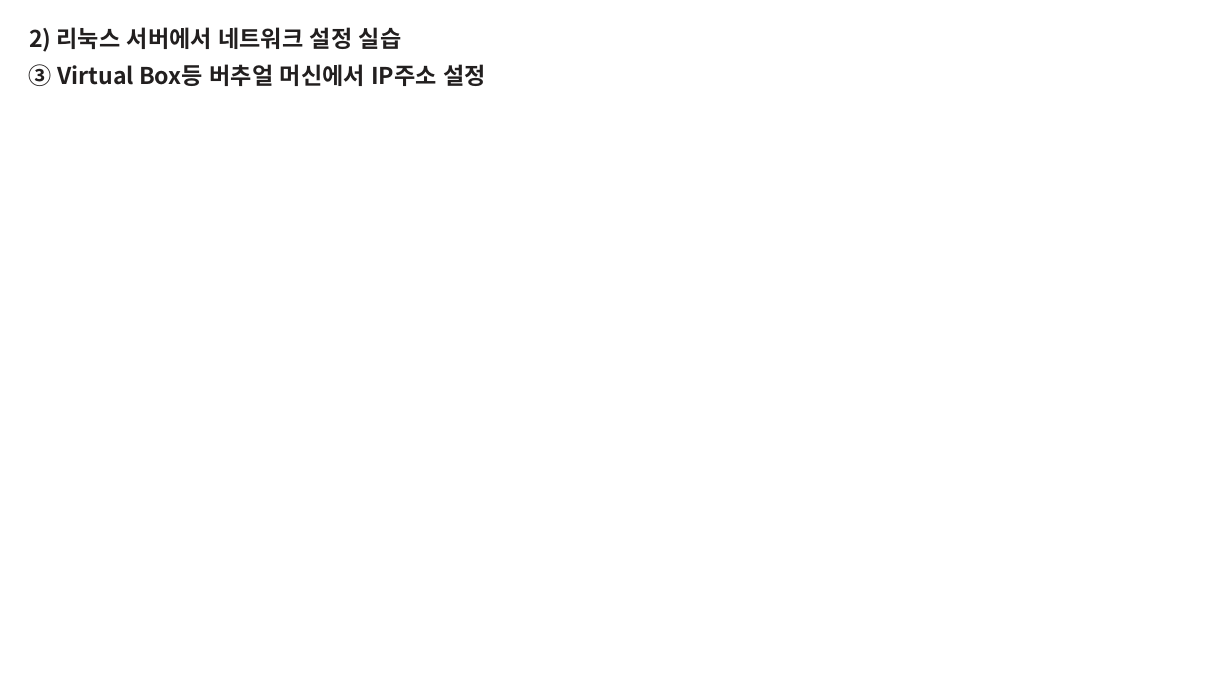
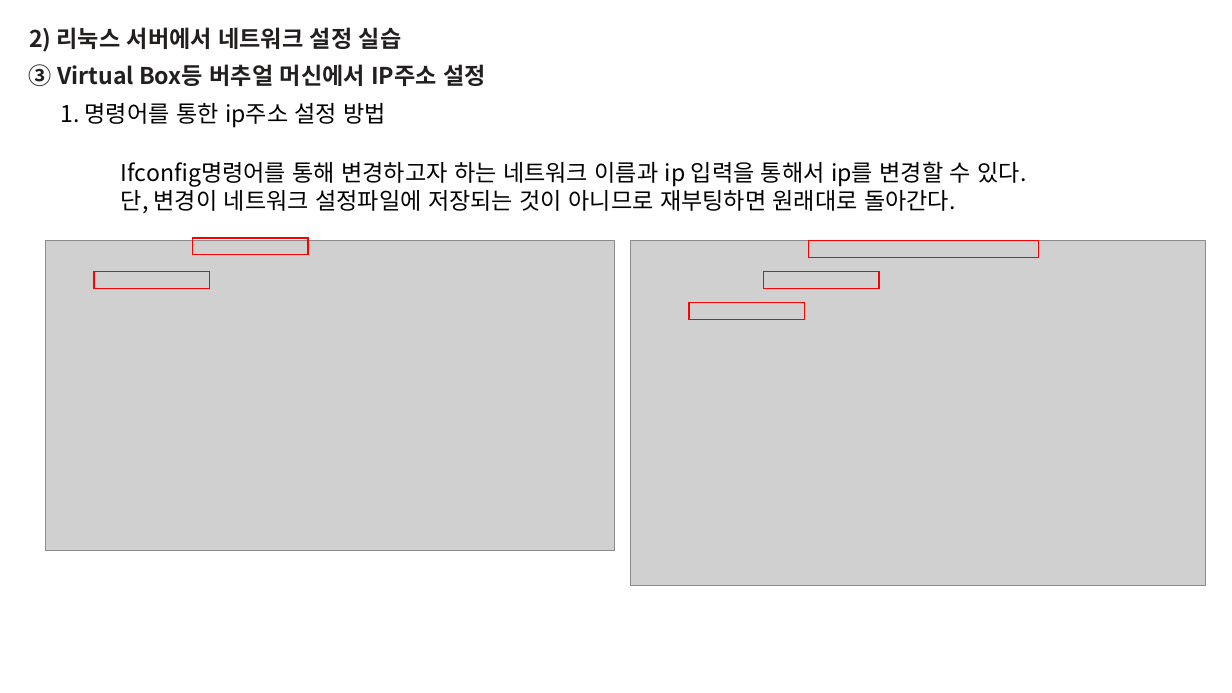
Before and after one commit to blueduckgraymouse/KOPO_SoftwareCoding, a slide deck: slide 10 of 리눅스 프로그래밍 수업/7강/35_임현덕_20220411.pptx. Drawn at 1232x693 pixels with LibreOffice and Linux fonts; fonts in the diff are those of the drawing; grey boxes stand for pictures. Boxes give left, top, right and bottom in pixels: in the first picture for what was removed or moved away, otherwise in the second. Text is boxed around its words. In the diff, an @@ line names an element or a change of style, - is before the commit and + after.

```diff
--- a/리눅스 프로그래밍 수업/7강/35_임현덕_20220411.pptx
+++ b/리눅스 프로그래밍 수업/7강/35_임현덕_20220411.pptx
@@ text added at (x1=60, y1=103, x2=387, y2=127), 18 pt, text #000000 @@
+1. 명령어를 통한 ip주소 설정 방법
@@ text added at (x1=121, y1=161, x2=1027, y2=213), 18 pt, text #000000 @@
+Ifconfig명령어를 통해 변경하고자 하는 네트워크 이름과 ip 입력을 통해서 ip를 변경할 수 있다.
+단, 변경이 네트워크 설정파일에 저장되는 것이 아니므로 재부팅하면 원래대로 돌아간다.
@@ rectangle added at (x1=192, y1=238, x2=308, y2=255), outline #FF0000 1 pt @@
@@ picture added at (x1=45, y1=241, x2=616, y2=551) @@
@@ picture added at (x1=630, y1=241, x2=1205, y2=586) @@
@@ rectangle added at (x1=809, y1=241, x2=1039, y2=259), outline #FF0000 1 pt @@
@@ rectangle added at (x1=94, y1=272, x2=210, y2=288), outline #FF0000 1 pt @@
@@ rectangle added at (x1=763, y1=272, x2=879, y2=288), outline #FF0000 1 pt @@
@@ rectangle added at (x1=689, y1=302, x2=805, y2=319), outline #FF0000 1 pt @@
```
Also in this commit, not shown: 1 other slide changed, 17 slides added, 3 slides removed.
